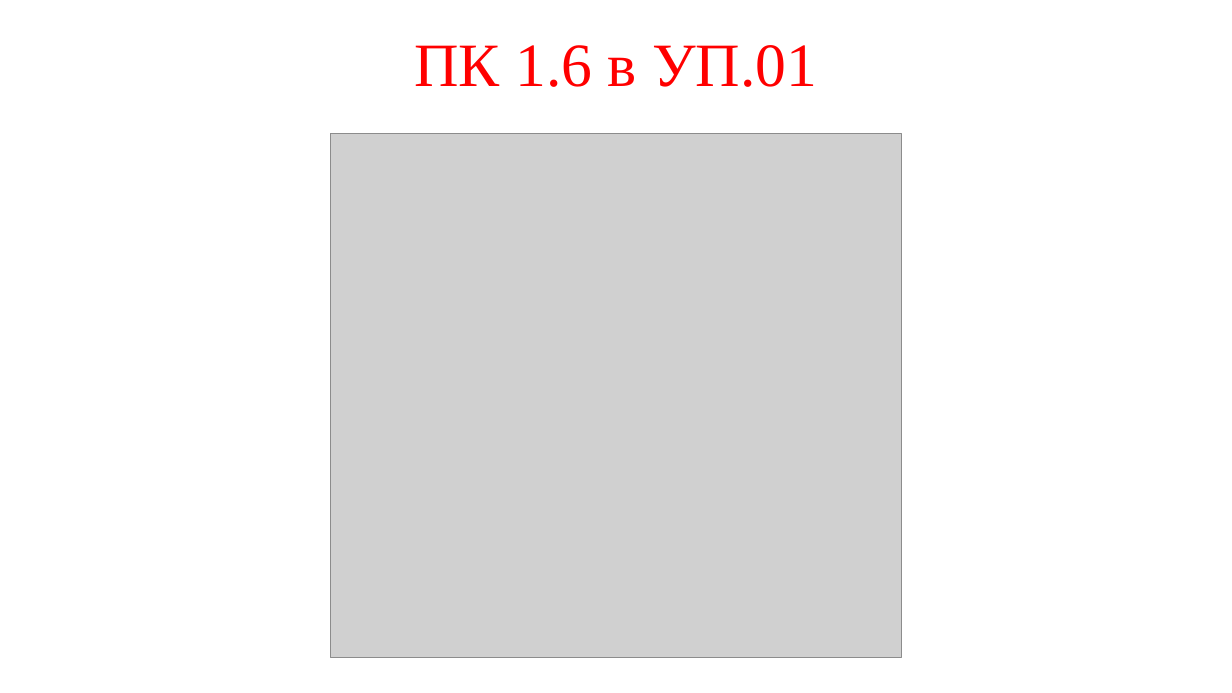
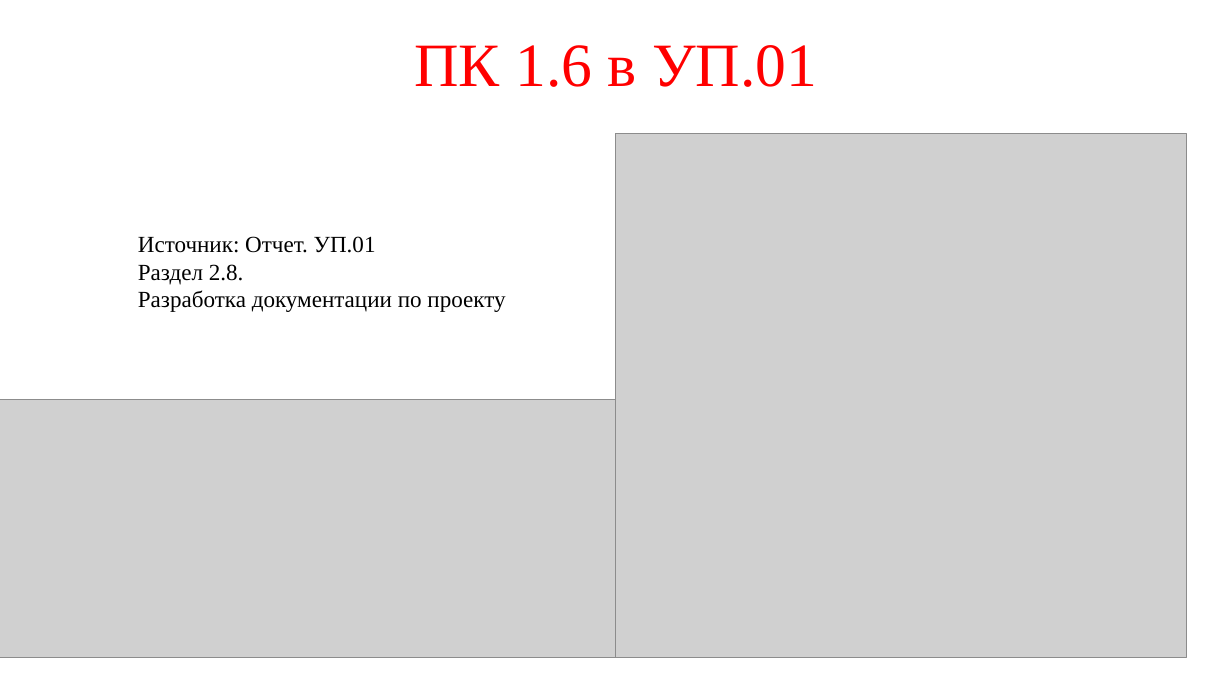
Before and after one commit to prog-kkkmt/p1-17, a slide deck: slide 14 of Модульный экзамен/ПМ.01.pptx. Drawn at 1232x693 pixels with LibreOffice and Linux fonts; fonts in the diff are those of the drawing; grey boxes stand for pictures. Boxes give left, top, right and bottom in pixels: in the first picture for what was removed or moved away, otherwise in the second. Text is boxed around its words. In the diff, an @@ line names an element or a change of style, - is before the commit and + after.

```diff
--- a/Модульный экзамен/ПМ.01.pptx
+++ b/Модульный экзамен/ПМ.01.pptx
@@ picture: place and size @@
-picture at bbox=[331, 134, 901, 658]
+picture at bbox=[616, 134, 1187, 658]
@@ text added at bbox=[138, 236, 505, 312], 18 pt, text #000000 @@
+Источник: Отчет. УП.01
+Раздел 2.8.
+Разработка документации по проекту
@@ picture added at bbox=[0, 399, 648, 658] @@
```
Also in this commit, not shown: 12 other slides changed, 1 other file.
